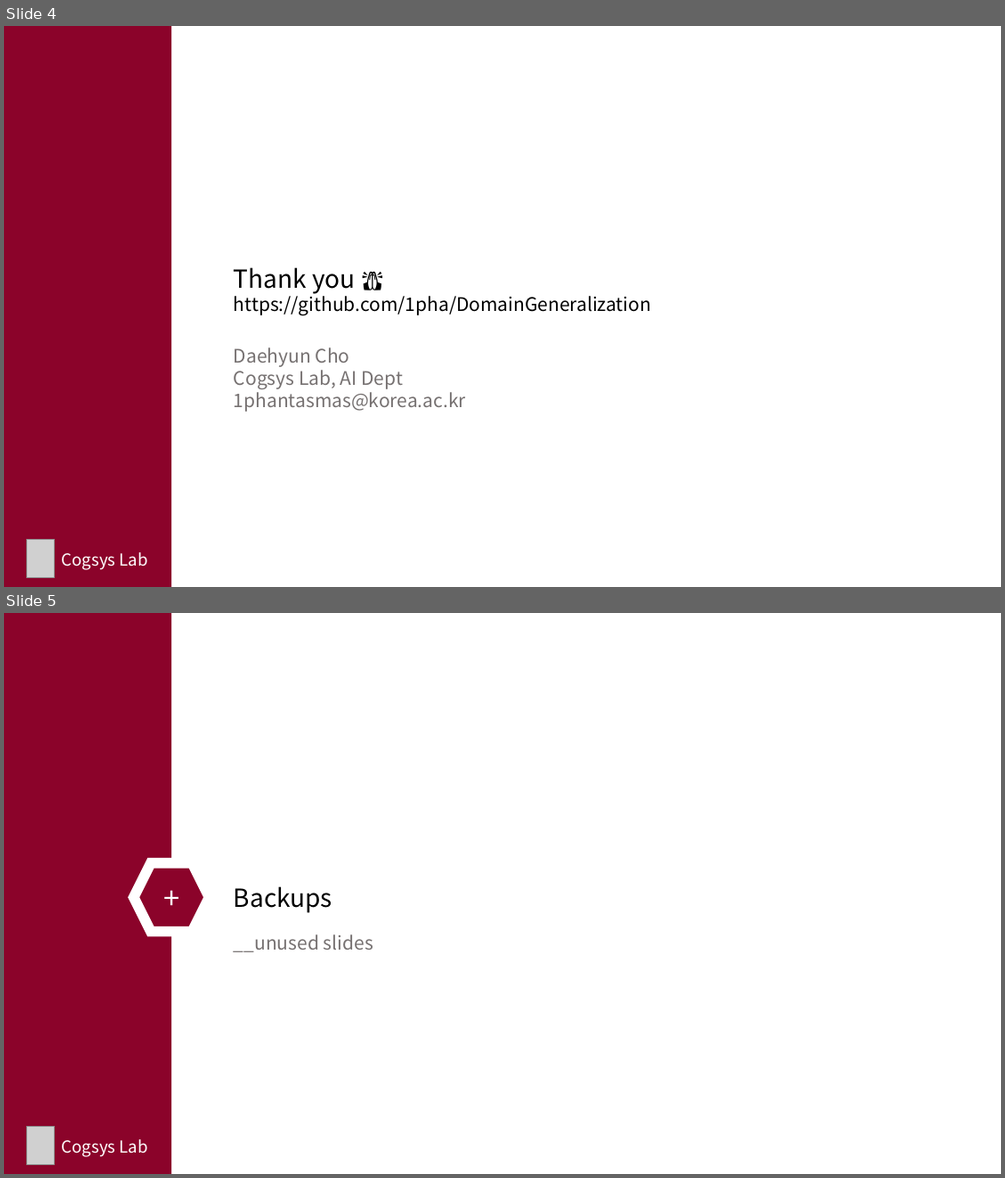
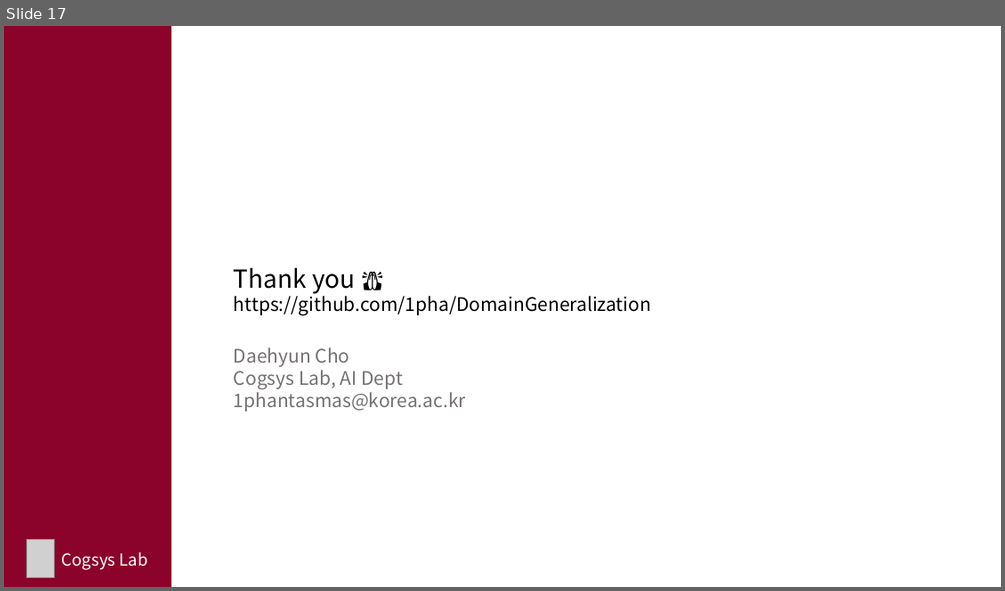
Before and after one commit to 1pha/DomainGeneralization, a slide deck: assets/Project2 Result.pptx. Shown one above the other, each under a label of ours: slides 4 and 5 before the commit, slide 17 after it. The pictures are 1005x1178 and 1005x591 pixels, drawn with LibreOffice and Linux fonts; fonts in the diff are those of the drawing; grey boxes stand for pictures. Boxes give left, top, right and bottom in pixels: in the first picture for what was removed or moved away, otherwise in the second. Text is boxed around its words. In the diff, an @@ line names an element or a change of style, - is before the commit and + after.

```diff
--- a/assets/Project2 Result.pptx
+++ b/assets/Project2 Result.pptx
@@ slide 5 removed at (x1=4, y1=613, x2=1001, y2=1174), background #FFFFFF @@
@@ rectangle removed at (x1=4, y1=613, x2=171, y2=1174) @@
@@ hexagon removed at (x1=133, y1=863, x2=209, y2=932) @@
-+
@@ text removed at (x1=234, y1=886, x2=332, y2=913) @@
-Backups
@@ text removed at (x1=234, y1=934, x2=373, y2=952) @@
-__unused slides
@@ picture removed at (x1=26, y1=1126, x2=54, y2=1165) @@
@@ text removed at (x1=62, y1=1139, x2=148, y2=1157) @@
-Cogsys Lab
@@ what was slide 4 is now slide 17 @@
```
Also in this commit, not shown: 3 slides changed, 13 slides added, 9 other files.
